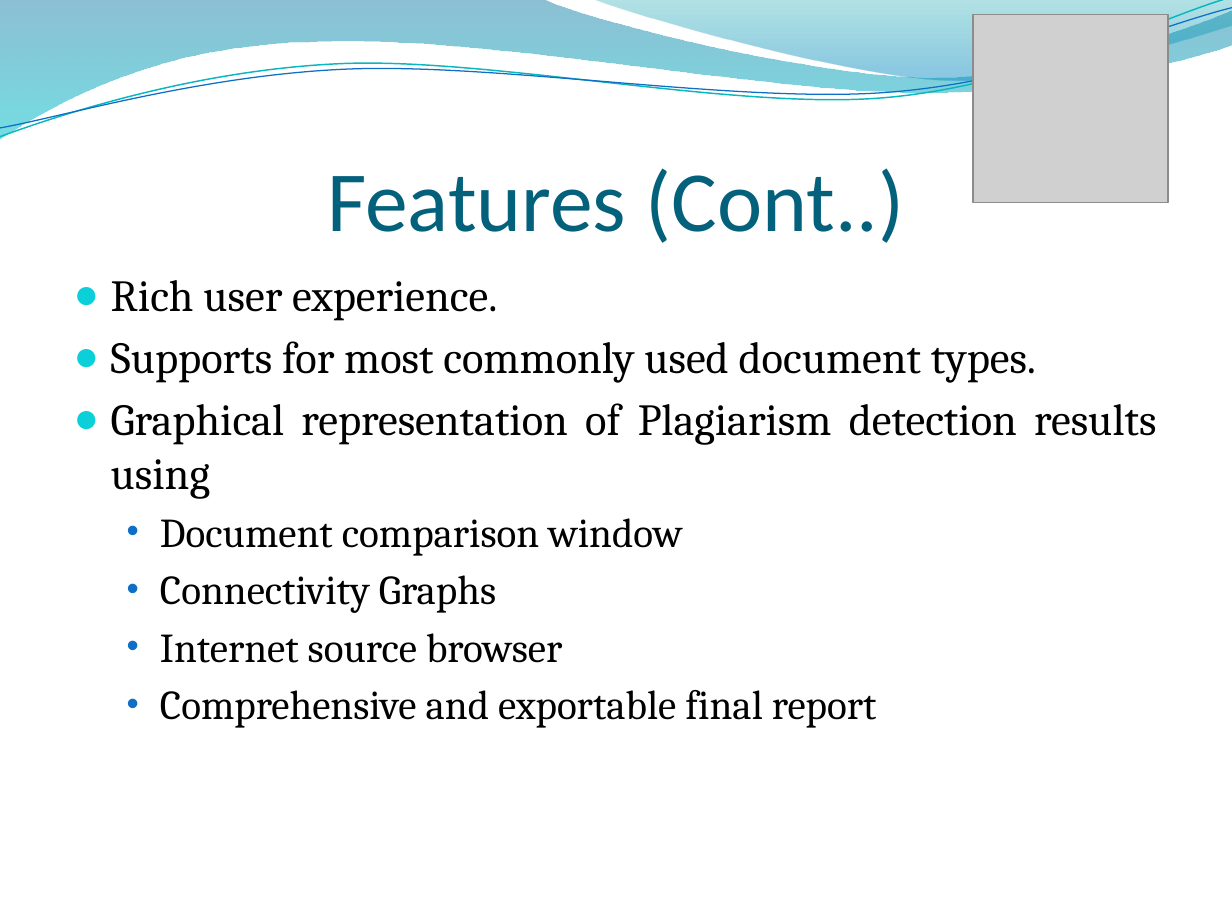
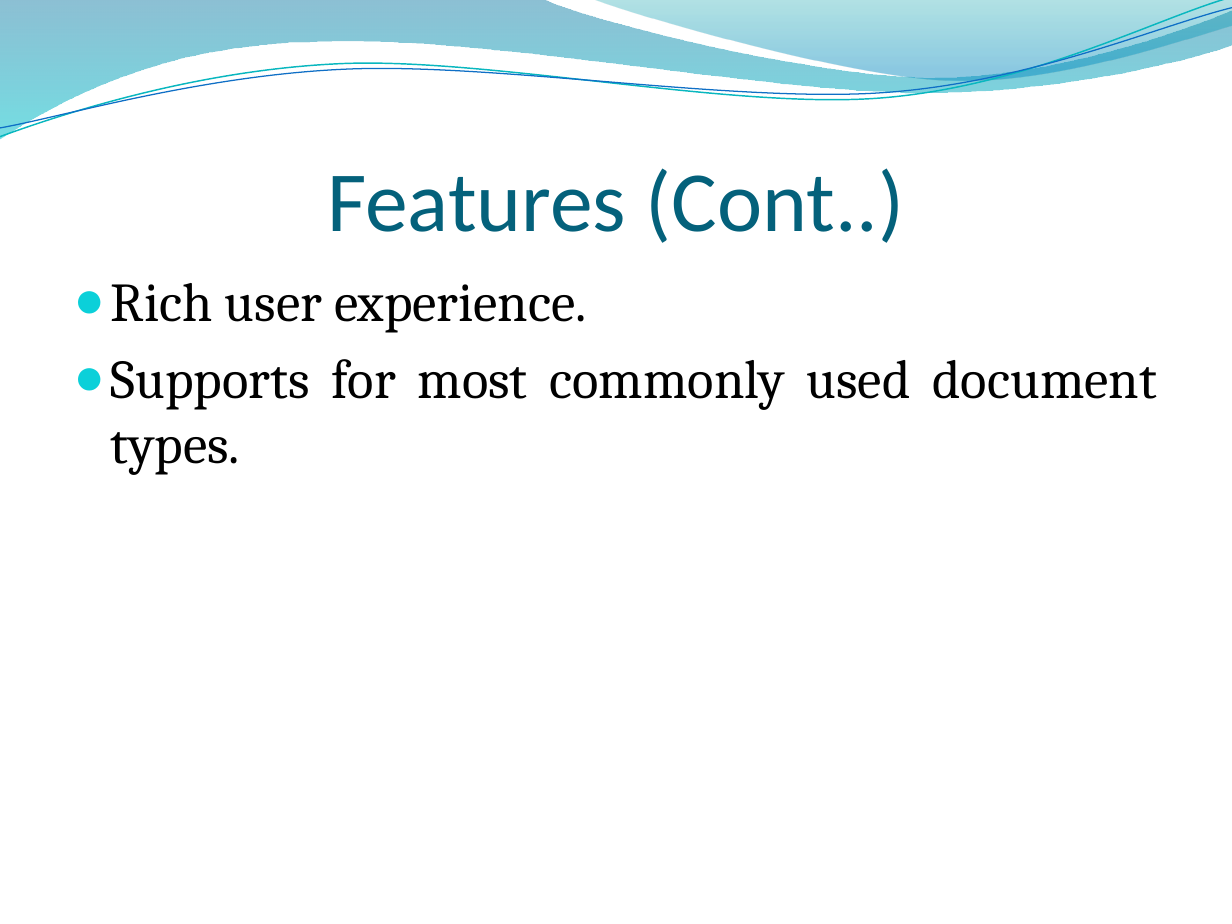
Before and after one commit to RizwanSaeedi/project-plagiabust, a slide deck: slide 10 of project docs/Final Presentation.pptx (slide 7 before the commit). Drawn at 1232x924 pixels with LibreOffice and Linux fonts; fonts in the diff are those of the drawing; grey boxes stand for pictures; background and template pictures are left out. Boxes give left, top, right and bottom in pixels: in the first picture for what was removed or moved away, otherwise in the second. Text is boxed around its words. In the diff, an @@ line names an element or a change of style, - is before the commit and + after.

```diff
--- a/project docs/Final Presentation.pptx
+++ b/project docs/Final Presentation.pptx
@@ picture removed at <box>973,15,1168,202</box> @@
@@ text "Rich user experience." at <box>111,283,1157,475</box>: size 26 to 32 pt; more space between paragraphs @@
@@ text at <box>111,403,1156,728</box>: paragraphs removed @@
-● Graphical representation of Plagiarism detection results using
-  • Document comparison window
-  • Connectivity Graphs
-  • Internet source browser
-  • Comprehensive and exportable final report
```
Also in this commit, not shown: 24 other slides changed, 14 slides added, 8 slides removed.
